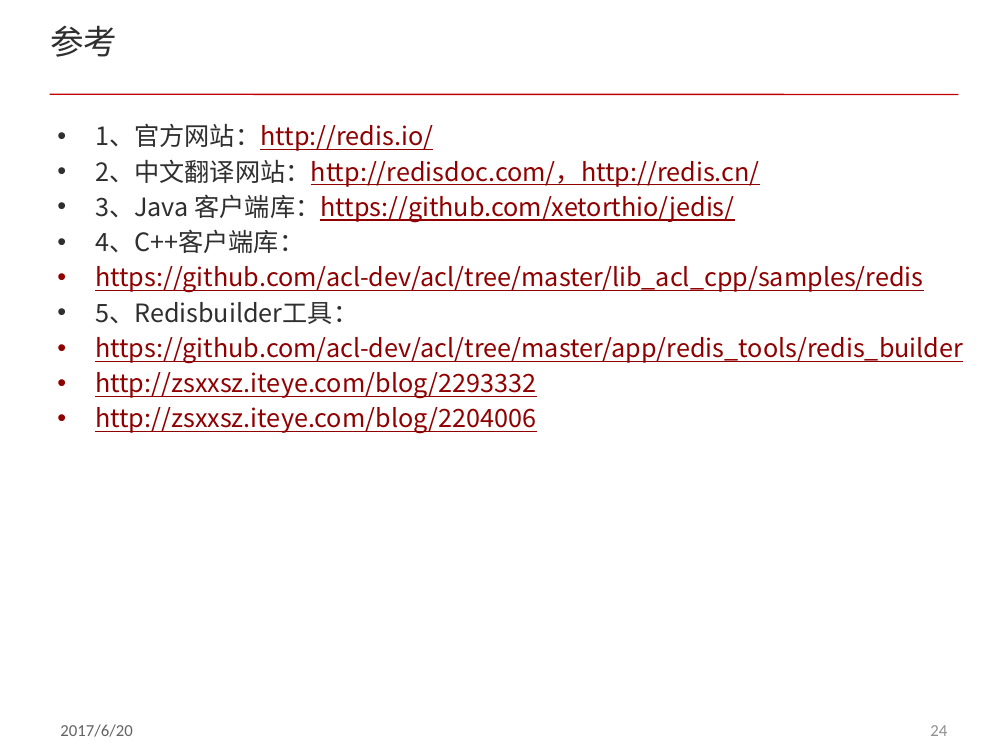
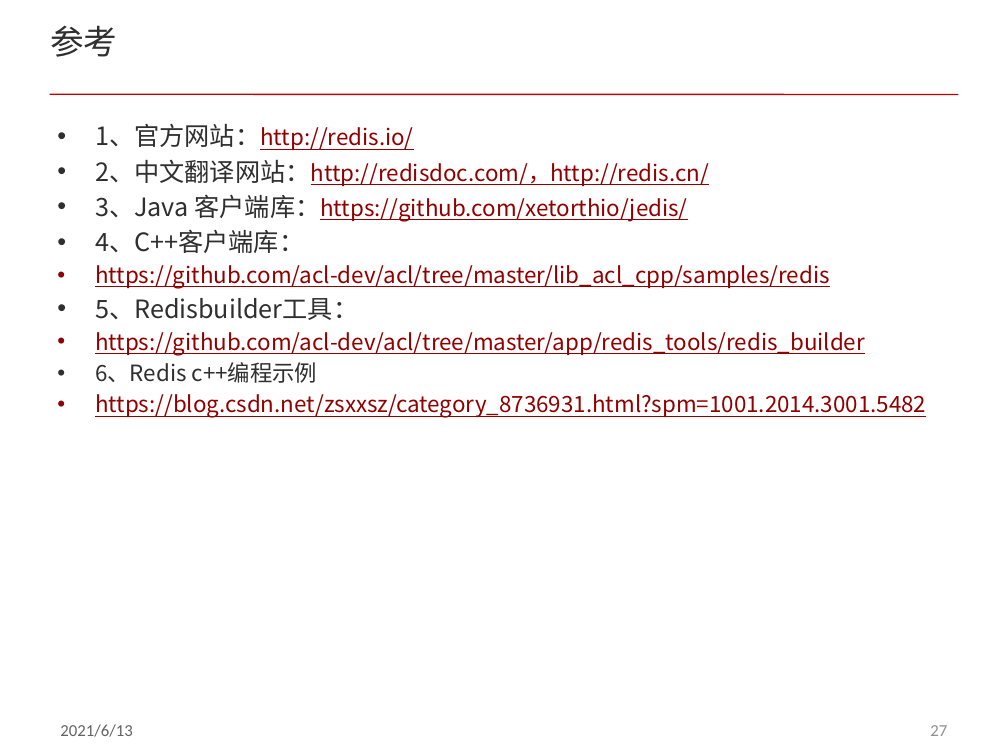
Before and after one commit to acl-dev/acl, a slide deck: slide 27 of doc/redis_cluster.pptx (slide 24 before the commit). Drawn at 1008x756 pixels with LibreOffice and Linux fonts; fonts in the diff are those of the drawing. Boxes give left, top, right and bottom in pixels: in the first picture for what was removed or moved away, otherwise in the second. Text is boxed around its words. In the diff, an @@ line names an element or a change of style, - is before the commit and + after.

Commit message:
modify redis doc

```diff
--- a/doc/redis_cluster.pptx
+++ b/doc/redis_cluster.pptx
@@ text at bbox=[95, 123, 865, 355]: size 18 to 16 pt in "1、官方网站：http://redis.io/", "2、中文翻译网站：http://redisdoc.com/，http://redis.cn/", "客户端库：https://github.com/xetorthio/jedis/", "https://github.com/acl-dev/acl/tree/master/lib_acl_cpp/sampl ..." and 1 more places @@
@@ text at bbox=[95, 362, 926, 418]: text changed; size 18 to 16 pt @@
-• http://zsxxsz.iteye.com/blog/2293332
-• http://zsxxsz.iteye.com/blog/2204006
+• 6、Redis c++编程示例
+• https://blog.csdn.net/zsxxsz/category_8736931.html?spm=1001.2014.3001.5482
@@ text at bbox=[60, 724, 132, 737]: text changed @@
-2017/6/20
+2021/6/13
@@ page number at bbox=[930, 725, 947, 736]: text changed @@
-24
+27
```
Also in this commit, not shown: 23 other slides changed, 3 slides added.
